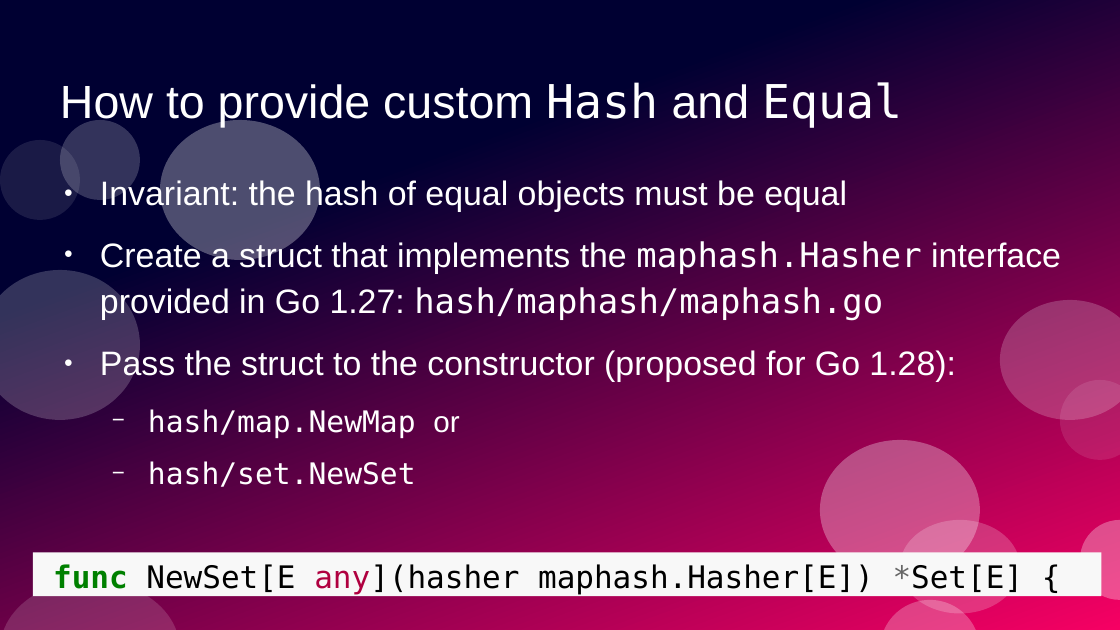
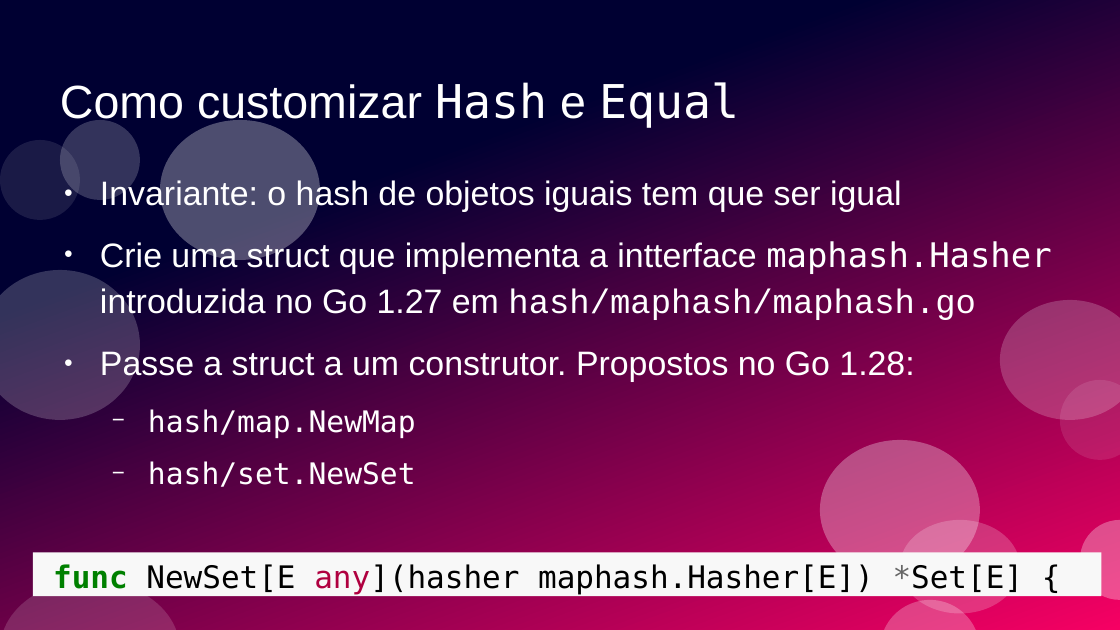
Before and after one commit to ramalho/sets-in-go, a slide deck: slide 78 of conj-em-go1_28.odp (slide 75 before the commit). Drawn at 1120x630 pixels with LibreOffice and Linux fonts; fonts in the diff are those of the drawing. Boxes give left, top, right and bottom in pixels: in the first picture for what was removed or moved away, otherwise in the second. Text is boxed around its words. In the diff, an @@ line names an element or a change of style, - is before the commit and + after.

```diff
--- a/conj-em-go1_28.odp
+++ b/conj-em-go1_28.odp
@@ title at box(60, 82, 739, 128): text changed @@
-How to provide custom Hash and Equal
+Como customizar Hash e Equal
@@ text at box(100, 178, 1051, 438): text changed @@
-● Invariant: the hash of equal objects must be equal
-● Create a struct that implements the maphash.Hasher interface provided in Go 1.27: hash/maphash/maphash.go
-● Pass the struct to the constructor (proposed for Go 1.28):
-  − hash/map.NewMap or
+● Invariante: o hash de objetos iguais tem que ser igual
+● Crie uma struct que implementa a intterface maphash.Hasher introduzida no Go 1.27 em hash/maphash/maphash.go
+● Passe a struct a um construtor. Propostos no Go 1.28:
+  − hash/map.NewMap
```
Also in this commit, not shown: 52 other slides changed, 12 slides added, 9 slides removed, 5 other files.
